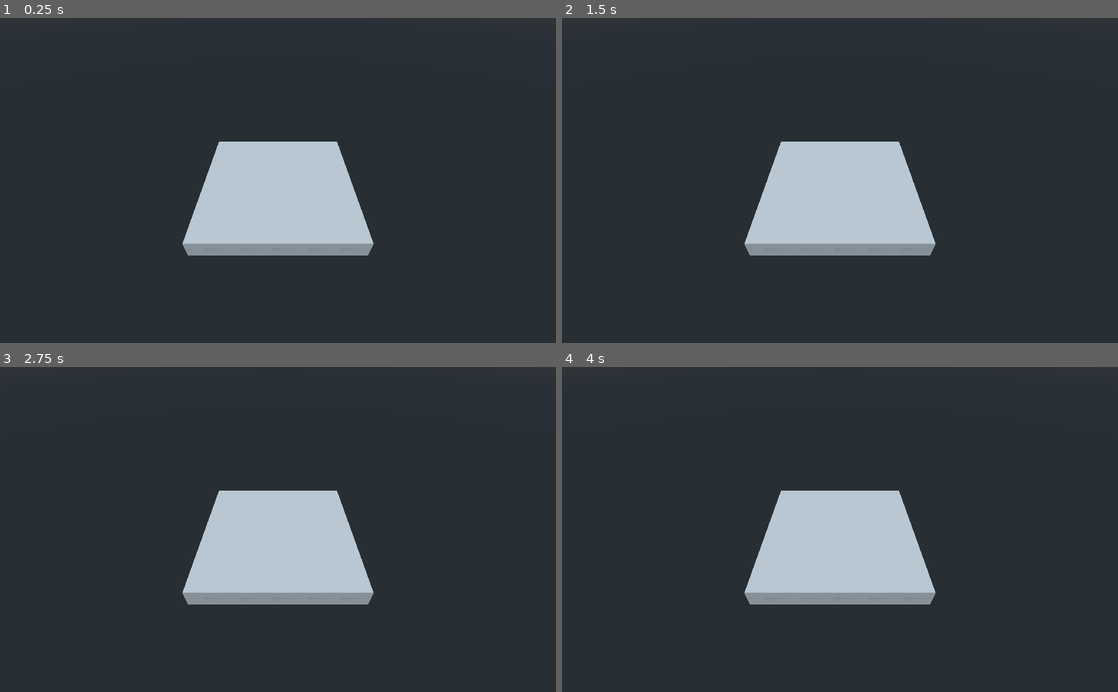
Above: before the commit, frames 1-4 (two rows, left to right).
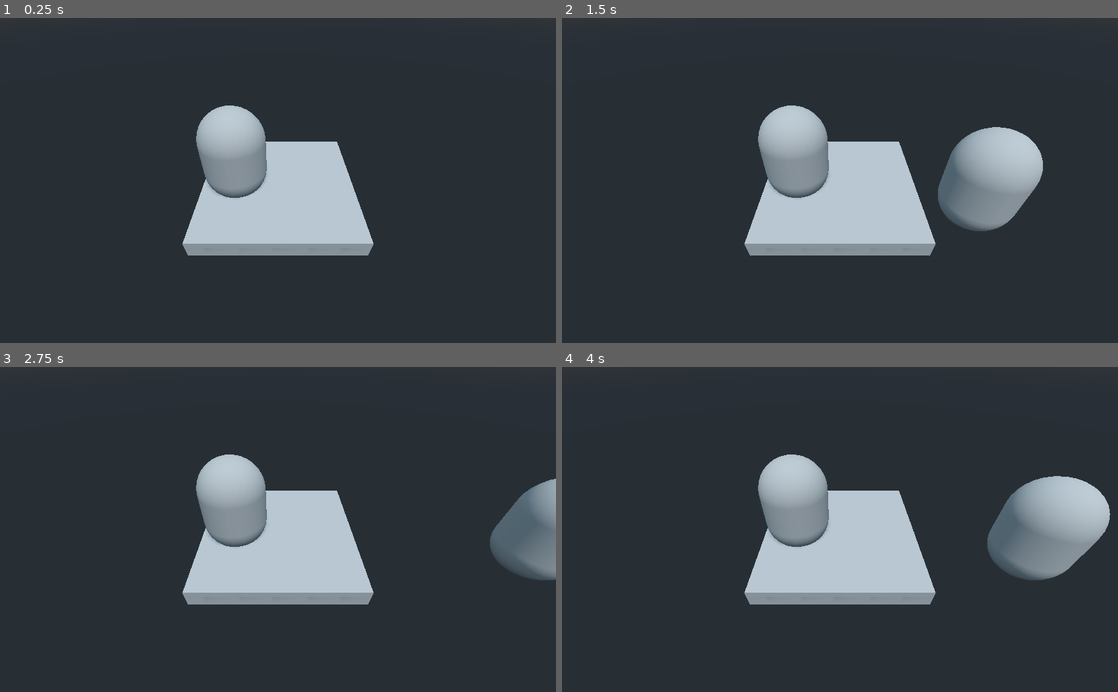
Above: after the commit, the same moments.

Repository: kirkja-leikjahonnunar/kor
Game: Godot game, scene res://Experimental/Net/NetGame.tscn
The game is run twice, just before and just after one commit, with the same random seed, the same clock (stepped at 60 frames per second) and the same inputs. This scene is started directly instead of the project's main scene.
Inputs (mouse positions are in pixels of both pictures, inside the frame that each line leads up to):
- Up to frame 1 (0.25 s): no input
- Up to frame 2 (1.5 s): tap Enter at 0.5 s; move the mouse to (962, 164) at 0.52 s; hold D (move_right) 0.53-1.28 s; click (962, 164) at 0.6 s; tap Middle mouse button (jump) at 0.77 s; move the mouse to (728, 196) at 1.27 s; hold S (move_back) from 1.28 s (still down); tap Space (appy_breaks) at 1.35 s
- Up to frame 3 (2.75 s): tap Middle mouse button (jump) at 1.52 s; click (166, 545) at 1.55 s; tap Space (appy_breaks) at 2 s; move the mouse to (333, 458) at 2.02 s; release S (move_back) at 2.03 s; hold D (move_right) from 2.03 s (still down); click (333, 458) at 2.1 s
- Up to frame 4 (4 s): move the mouse to (812, 594) at 2.77 s; release D (move_right) at 2.78 s; hold W (move_forward) 2.78-3.53 s; right-click (812, 594) at 2.85 s; tap Middle mouse button (jump) at 3.02, 3.77 s; click (812, 594) at 3.05 s; tap Enter at 3.5 s; move the mouse to (1006, 578) at 3.52 s; hold A (move_left) from 3.53 s (still down); click (1006, 578) at 3.6 s

The runs differ from the first frame. In frame 1, 2.8% of the frame differs, in the area x 35-48%, y 26-56%; in frame 2, 7.4%; in frame 3, 5.5%; in frame 4, 8.0%, in the area x 35-99%, y 26-66%.

Commit message:
More of the net testing.

Diff:
--- /dev/null
+++ b/Code/KirkjaOnline/Experimental/Net/Globals.gd
@@ -0,0 +1,3 @@
+extends Node
+
+var new_player_id = -1 # Used by the Lobby.PlayerConnected() function.
--- a/Code/KirkjaOnline/Experimental/Net/Lobby.gd
+++ b/Code/KirkjaOnline/Experimental/Net/Lobby.gd
@@ -1,7 +1,7 @@
 extends Control
 class_name Lobby
 
-var player_id: int = -1
+#var current_id: int = -1
 
 #------------------------------------------------------------------------------
 # Ready()
@@ -33,7 +33,10 @@
 # PlayerConnected()
 #------------------------------------------------------------------------------
 func PlayerConnected(id: int) -> void:
-	print("Player %s connected." % player_id)
-	var game = preload("res://Experimental/Net/NetGame.tscn").instance().Init(id)
+	Globals.player_id = id # Store for next time.
+	print("Player %s connected." % id)
+
+	var game = preload("res://Experimental/Net/NetGame.tscn").instance()
 	get_tree().get_root().add_child(game) # Add game as a child of the Lobby.
+
 	self.hide()
--- a/Code/KirkjaOnline/Experimental/Net/NetGame.gd
+++ b/Code/KirkjaOnline/Experimental/Net/NetGame.gd
@@ -4,8 +4,23 @@
 onready var player_spawn_point_a = $PlayerPos1
 onready var player_spawn_point_b = $PlayerPos2
 
+func _ready():
+	var player_a = preload("res://Experimental/Net/NetPlayer.tscn").instance()
 
-func Init(player_id) -> NetGame:
+	player_a.set_name(str(get_tree().get_network_unique_id()))
+	player_a.set_network_master(get_tree().get_network_unique_id())
+	player_a.global_transform = player_spawn_point_a.global_transform
+	add_child(player_a)
+
+	var player_b = preload("res://Experimental/Net/NetPlayer.tscn").instance()
+	player_b.set_name(str(Globals.new_player_id))
+	player_b.set_network_master(Globals.new_player_id)
+	player_b.global_transform = player_spawn_point_a.global_transform
+	add_child(player_b)
+
+
+
+#func Init(player_id) -> NetGame:
 #	var player_a = preload("res://Experimental/Net/NetPlayer.tscn").instance().Init(player_id)
 #
 #	player_a.set_name(str(get_tree().get_network_unique_id()))
@@ -13,6 +28,6 @@
 #	player_a.global_transform = player_spawn_point_a.global_transform
 #	add_child(player_a)
 #
-
-
-	return self
+#
+#
+#	return self
--- a/Code/KirkjaOnline/Experimental/Net/NetGame.tscn
+++ b/Code/KirkjaOnline/Experimental/Net/NetGame.tscn
@@ -35,7 +35,7 @@
 environment = SubResource( 3 )
 
 [node name="PlayerPos1" type="Position3D" parent="."]
-transform = Transform( 1, 0, 0, 0, 1, 0, 0, 0, 1, -1.36395, 0.372651, 0 )
+transform = Transform( 1, 0, 0, 0, 1, 0, 0, 0, 1, -1.36395, 1.05986, 0 )
 
 [node name="PlayerPos2" type="Position3D" parent="."]
-transform = Transform( 1, 0, 0, 0, 1, 0, 0, 0, 1, 1.54755, 0.372651, 0 )
+transform = Transform( 1, 0, 0, 0, 1, 0, 0, 0, 1, 1.54755, 1.05986, 0 )
--- a/Code/KirkjaOnline/Experimental/Net/NetPlayer.gd
+++ b/Code/KirkjaOnline/Experimental/Net/NetPlayer.gd
@@ -6,9 +6,8 @@
 var direction: Vector3 = Vector3.ZERO
 
 
-func Init(id: int) -> NetPlayer:
-	my_id = id
-	return self
+remote func SetPosition(position):
+	global_transform.origin = position
 
 
 func _physics_process(delta):
@@ -21,5 +20,9 @@
 
 	direction = direction.normalized()
 
-	if is_network_master():
-		move_and_slide(direction * speed, Vector3.UP)
+	if direction != Vector3():
+		if is_network_master():
+			move_and_slide(direction * speed, Vector3.UP)
+
+	# Remote Procedural Call
+	rpc_unreliable("SetPosition", global_transform.origin)
--- a/Code/KirkjaOnline/project.godot
+++ b/Code/KirkjaOnline/project.godot
@@ -84,6 +84,10 @@
 run/main_scene="res://Experimental/Net/Lobby.tscn"
 config/icon="res://Main/icon.png"
 
+[autoload]
+
+Globals="*res://Experimental/Net/Globals.gd"
+
 [input]
 
 ui_end={
